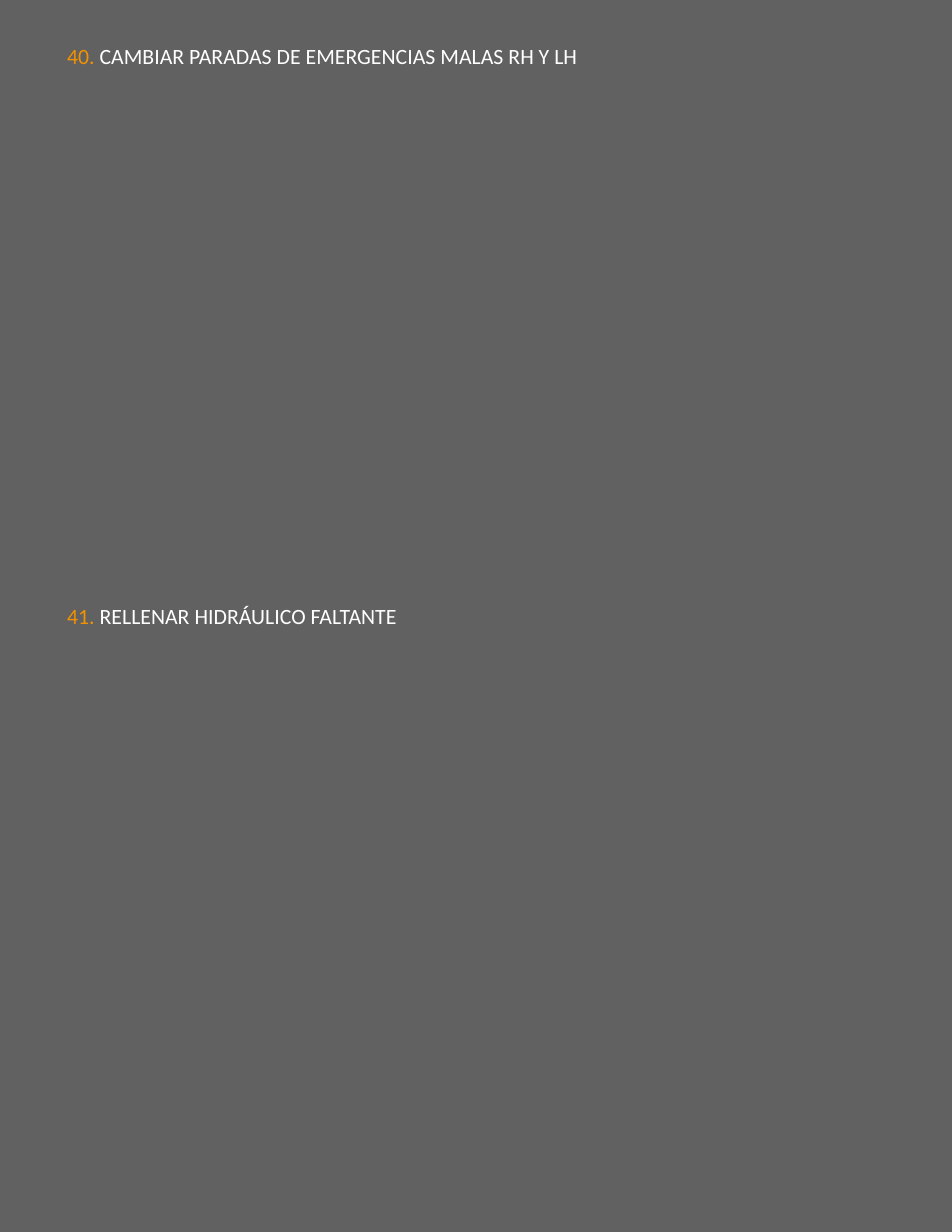
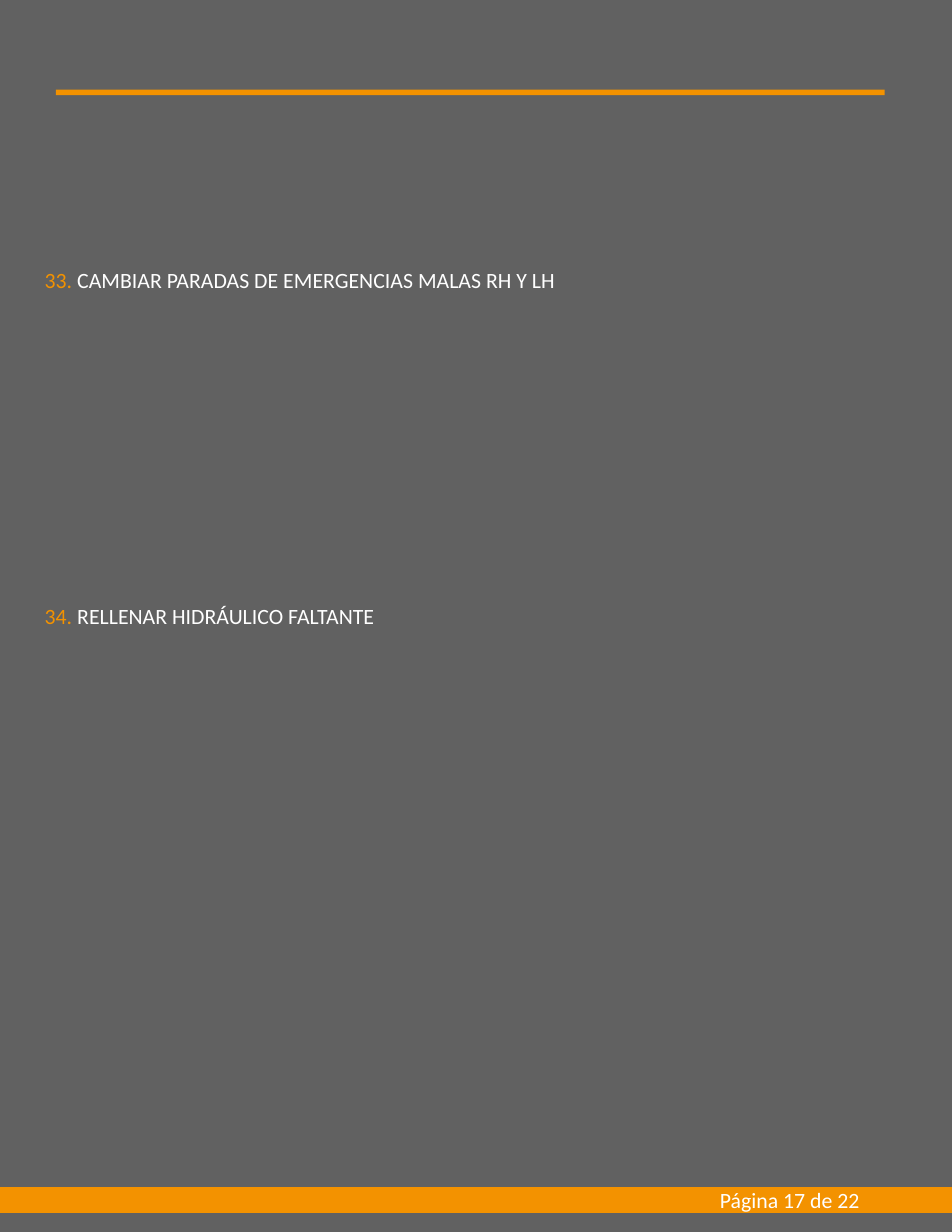
Before and after one commit to AlexanderMaverick/automated-report-excel-to-ppt, a slide deck: slide 17 of assets/archivo.pptx. Drawn at 952x1232 pixels with LibreOffice and Linux fonts; fonts in the diff are those of the drawing. Boxes give left, top, right and bottom in pixels: in the first picture for what was removed or moved away, otherwise in the second. Text is boxed around its words. In the diff, an @@ line names an element or a change of style, - is before the commit and + after.

```diff
--- a/assets/archivo.pptx
+++ b/assets/archivo.pptx
@@ rectangle added at box(56, 90, 885, 95), fill #F39200 @@
@@ text at box(45, 274, 555, 288): text changed @@
-40. CAMBIAR PARADAS DE EMERGENCIAS MALAS RH Y LH
+33. CAMBIAR PARADAS DE EMERGENCIAS MALAS RH Y LH
@@ text at box(45, 606, 374, 624): text changed @@
-41. RELLENAR HIDRÁULICO FALTANTE
+34. RELLENAR HIDRÁULICO FALTANTE
@@ rectangle added at box(0, 1187, 952, 1213), fill #F39200 @@
@@ text added at box(720, 1193, 859, 1214), 14 pt, text #FFFFFF @@
+Página 17 de 22
```
Also in this commit, not shown: 21 other slides changed, 2 other files.
